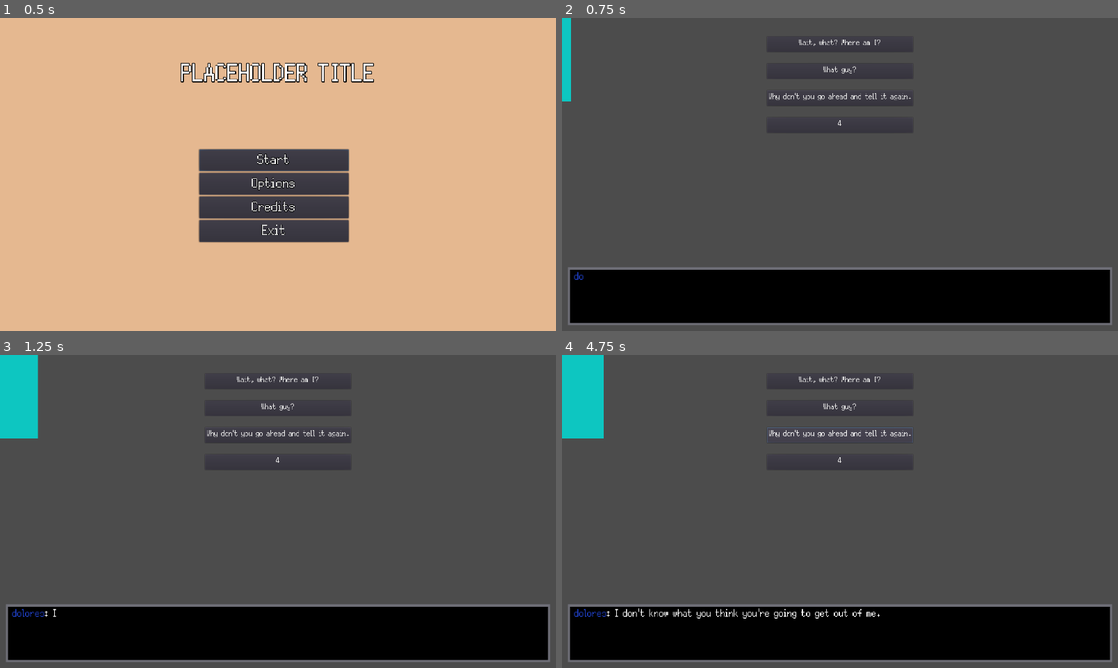
Above: before the commit, frames 1-4 (two rows, left to right).
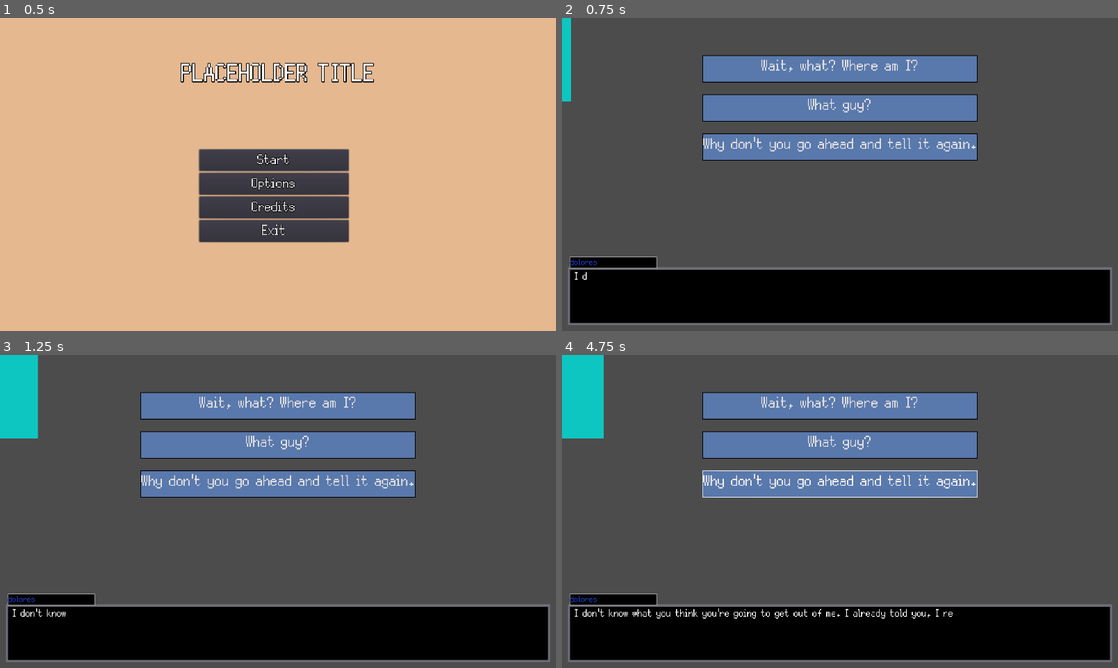
Above: after the commit, the same moments.

Repository: Bmoel/GMTK-2023
Game: Godot game, scene res://Scenes/MainMenu/main_menu.tscn
Two runs of this game, one before a commit and one after it. Both use one fixed random seed, a clock stepped at 60 frames per second and the inputs below.
Inputs (mouse positions are in pixels of both pictures, inside the frame that each line leads up to):
- Up to frame 1 (0.5 s): no input
- Up to frame 2 (0.75 s): click "Start" at 0.5 s
- Up to frame 3 (1.25 s): no input
- Up to frame 4 (4.75 s): click "Wait, what? Where am I?" at 1.25 s; click "What guy?" at 2 s; click (840, 461) at 2.75 s, where only the run before the commit has a clickable "4"; click "Why don't you go ahead and te…" at 3.5 s; click "Why don't you go ahead and te…" at 4.25 s

Frame 1 is identical in both runs. In frame 2, 14% of the frame differs, in the area x 1-75%, y 6-84%; in frame 3, 14%; in frame 4, 15%, in the area x 1-75%, y 6-85%.

Commit message:
QOL and queue_text fix

Diff:
--- /dev/null
+++ b/game/Assets/ButtonStyle.tres
@@ -0,0 +1,7 @@
+[gd_resource type="DynamicFont" load_steps=2 format=2]
+
+[ext_resource path="res://Assets/Font/Silver.ttf" type="DynamicFontData" id=1]
+
+[resource]
+size = 80
+font_data = ExtResource( 1 )
--- a/game/Scenes/Executive/DecisionButtons.gd
+++ b/game/Scenes/Executive/DecisionButtons.gd
@@ -38,6 +38,7 @@
 	var inc = 0
 	for b_obj in _buttons:
 		if texts[inc] == "":
+			hide_button(inc+1)
 			continue
 		b_obj.text = texts[inc]
 		inc += 1
@@ -48,7 +49,17 @@
 	rect_size.x = width
 	emit_signal("recenter_buttons", width)
 
-#Hide button you want
+#Function to show/hide ALL buttons
+# true = show all, false = hide all
+func buttonVisibility(value: bool):
+	visible = value
+	for i in range(1,5):
+		if value:
+			show_button(i)
+		else:
+			hide_button(i)
+
+#Hide button you want INDIVIDUALLY
 #NOTE: You enter 1-4, it will subtract 1 for you
 func hide_button(button_num: int) -> void:
 	button_num -= 1
@@ -57,7 +68,7 @@
 		return
 	_buttons[button_num].hide()
 
-#Show button you want
+#Show button you want INDIVIDUALLY
 #NOTE: You enter 1-4, it will subtract 1 for you
 func show_button(button_num: int):
 	button_num -= 1
--- a/game/Scenes/Executive/Executive.gd
+++ b/game/Scenes/Executive/Executive.gd
@@ -1,4 +1,6 @@
 extends Control
+
+onready var _buttons = $ButtonLayer/DecisionButtons
 
 var _characters = []
 var _currentCharID:int
@@ -11,7 +13,6 @@
 	decisionButtons.connect("recenter_buttons", self, "_recenter_buttons")
 	initializeCharacters()
 	playGame()
-
 
 """
 /*
@@ -92,7 +93,7 @@
 	var dialogueString = dialogueContainer[0]
 	var responseKeys = dialogueContainer[1]
 	var actionKeys = dialogueContainer[2]
-	$textBox.queue_text_with_name(dialogueString, _characters[_currentCharID]._charName, _characters[_currentCharID]._charColor)
+	$textBox.queue_text(dialogueString, _characters[_currentCharID]._charName, _characters[_currentCharID]._charColor)
 	decisionButtons._responseKeys = []
 	decisionButtons._responseStrings = []
 	for key in responseKeys:
@@ -112,7 +113,7 @@
 	var responseString = responseContainer[0]
 	var dialogueKey = responseContainer[1]
 	var actionKeys = responseContainer[2]
-	$textBox.queue_text_with_name(responseString, "ME", "red")
+	$textBox.queue_text(responseString, "ME", "red")
 	for key in actionKeys:
 		playAction(key)
 	playDialogue(dialogueKey)
--- a/game/Scenes/Executive/Executive.tscn
+++ b/game/Scenes/Executive/Executive.tscn
@@ -1,25 +1,86 @@
-[gd_scene load_steps=9 format=2]
+[gd_scene load_steps=17 format=2]
 
 [ext_resource path="res://Scenes/Executive/Executive.gd" type="Script" id=1]
 [ext_resource path="res://Scenes/Executive/DecisionButtons.gd" type="Script" id=2]
 [ext_resource path="res://Assets/Font/Silver.ttf" type="DynamicFontData" id=3]
 [ext_resource path="res://Scenes/textBox/textBox.tscn" type="PackedScene" id=4]
+[ext_resource path="res://Assets/ButtonStyle.tres" type="DynamicFont" id=5]
 
 [sub_resource type="DynamicFont" id=1]
-size = 42
+size = 80
 font_data = ExtResource( 3 )
 
-[sub_resource type="DynamicFont" id=2]
-size = 42
+[sub_resource type="StyleBoxFlat" id=9]
+bg_color = Color( 0.352941, 0.47451, 0.678431, 1 )
+border_width_left = 3
+border_width_top = 3
+border_width_right = 3
+border_width_bottom = 3
+border_color = Color( 1, 1, 1, 1 )
+
+[sub_resource type="StyleBoxFlat" id=5]
+bg_color = Color( 0.352941, 0.47451, 0.678431, 1 )
+border_width_left = 3
+border_width_top = 3
+border_width_right = 3
+border_width_bottom = 3
+border_color = Color( 0, 0, 0, 1 )
+
+[sub_resource type="StyleBoxFlat" id=10]
+bg_color = Color( 0.352941, 0.47451, 0.678431, 1 )
+border_width_left = 3
+border_width_top = 3
+border_width_right = 3
+border_width_bottom = 3
+border_color = Color( 1, 1, 1, 1 )
+
+[sub_resource type="StyleBoxFlat" id=6]
+bg_color = Color( 0.352941, 0.47451, 0.678431, 1 )
+border_width_left = 3
+border_width_top = 3
+border_width_right = 3
+border_width_bottom = 3
+border_color = Color( 0, 0, 0, 1 )
+
+[sub_resource type="DynamicFont" id=3]
+size = 80
 font_data = ExtResource( 3 )
 
-[sub_resource type="DynamicFont" id=3]
-size = 42
+[sub_resource type="StyleBoxFlat" id=11]
+bg_color = Color( 0.352941, 0.47451, 0.678431, 1 )
+border_width_left = 3
+border_width_top = 3
+border_width_right = 3
+border_width_bottom = 3
+border_color = Color( 1, 1, 1, 1 )
+
+[sub_resource type="StyleBoxFlat" id=7]
+bg_color = Color( 0.352941, 0.47451, 0.678431, 1 )
+border_width_left = 3
+border_width_top = 3
+border_width_right = 3
+border_width_bottom = 3
+border_color = Color( 0, 0, 0, 1 )
+
+[sub_resource type="DynamicFont" id=4]
+size = 80
 font_data = ExtResource( 3 )
 
-[sub_resource type="DynamicFont" id=4]
-size = 42
-font_data = ExtResource( 3 )
+[sub_resource type="StyleBoxFlat" id=12]
+bg_color = Color( 0.352941, 0.47451, 0.678431, 1 )
+border_width_left = 3
+border_width_top = 3
+border_width_right = 3
+border_width_bottom = 3
+border_color = Color( 1, 1, 1, 1 )
+
+[sub_resource type="StyleBoxFlat" id=8]
+bg_color = Color( 0.352941, 0.47451, 0.678431, 1 )
+border_width_left = 3
+border_width_top = 3
+border_width_right = 3
+border_width_bottom = 3
+border_color = Color( 0, 0, 0, 1 )
 
 [node name="Executive" type="Control"]
 anchor_right = 1.0
@@ -32,9 +93,9 @@
 anchor_left = 0.5
 anchor_right = 0.5
 margin_left = -200.0
-margin_top = 64.0
+margin_top = 128.0
 margin_right = 200.0
-margin_bottom = 396.0
+margin_bottom = 628.0
 grow_horizontal = 2
 grow_vertical = 2
 custom_constants/separation = 40
@@ -42,47 +103,55 @@
 
 [node name="b1" type="Button" parent="ButtonLayer/DecisionButtons"]
 margin_right = 400.0
-margin_bottom = 53.0
+margin_bottom = 95.0
 grow_horizontal = 2
 grow_vertical = 2
 focus_neighbour_top = NodePath("../b4")
 size_flags_horizontal = 3
 size_flags_vertical = 0
 custom_fonts/font = SubResource( 1 )
+custom_styles/hover = SubResource( 9 )
+custom_styles/normal = SubResource( 5 )
 text = "Option 1"
 
 [node name="b2" type="Button" parent="ButtonLayer/DecisionButtons"]
-margin_top = 93.0
+margin_top = 135.0
 margin_right = 400.0
-margin_bottom = 146.0
+margin_bottom = 230.0
 grow_horizontal = 2
 grow_vertical = 2
 size_flags_horizontal = 3
 size_flags_vertical = 0
-custom_fonts/font = SubResource( 2 )
+custom_fonts/font = ExtResource( 5 )
+custom_styles/hover = SubResource( 10 )
+custom_styles/normal = SubResource( 6 )
 text = "Option 2"
 
 [node name="b3" type="Button" parent="ButtonLayer/DecisionButtons"]
-margin_top = 186.0
+margin_top = 270.0
 margin_right = 400.0
-margin_bottom = 239.0
+margin_bottom = 365.0
 grow_horizontal = 2
 grow_vertical = 2
 size_flags_horizontal = 3
 size_flags_vertical = 0
 custom_fonts/font = SubResource( 3 )
+custom_styles/hover = SubResource( 11 )
+custom_styles/normal = SubResource( 7 )
 text = "Option 3"
 
 [node name="b4" type="Button" parent="ButtonLayer/DecisionButtons"]
-margin_top = 279.0
+margin_top = 405.0
 margin_right = 400.0
-margin_bottom = 332.0
+margin_bottom = 500.0
 grow_horizontal = 2
 grow_vertical = 2
 focus_neighbour_bottom = NodePath("../b1")
 size_flags_horizontal = 3
 size_flags_vertical = 0
 custom_fonts/font = SubResource( 4 )
+custom_styles/hover = SubResource( 12 )
+custom_styles/normal = SubResource( 8 )
 text = "Option 4"
 
 [node name="textBox" parent="." instance=ExtResource( 4 )]
--- a/game/Scenes/textBox/textBox.gd
+++ b/game/Scenes/textBox/textBox.gd
@@ -15,6 +15,7 @@
 onready var end_symbol = $BackContainer/MarginContainer/HBoxContainer/End
 onready var text_box = $BackContainer/MarginContainer/HBoxContainer/Text
 onready var text_displayer = $Tween
+onready var _topBox = $TopBox/Label
 
 enum State {
 	READY,
@@ -100,7 +101,12 @@
 * @return None
 */
 """
-func queue_text(next_text):
+func queue_text(next_text, top_box_opt="", color_opt=""):
+	if top_box_opt != "":
+		$TopBox.show()
+		set_top_box_text(top_box_opt, color_opt)
+	else:
+		$TopBox.hide()
 	#pushes text onto queue
 	text_queue.push_back(next_text)
 
@@ -112,11 +118,10 @@
 * @return None
 */
 """
-func queue_text_with_name(next_text, name_in, color_in=""):
-	var name_color = Global.getColorCode(color_in)
-	var name_mod = "[color=" + name_color + "]" + name_in +  "[/color]"
-	var final_str = name_mod + ": " + next_text
-	text_queue.push_back(final_str)
+func set_top_box_text(text_in, color_in):
+	var color_code = Global.getColorCode(color_in)
+	var mod_text = "[color=" + color_code + "]" + text_in +  "[/color]"
+	_topBox.bbcode_text = mod_text
 
 """
 /*
@@ -143,6 +148,7 @@
 	end_symbol.text = ""
 	text_box.bbcode_text = ""
 	textbox_container.hide()
+	$TopBox.hide()
 
 """
 /*
@@ -157,6 +163,7 @@
 	#show both the scene and text container
 	show()
 	textbox_container.show()
+	$TopBox.show()
 
 """
 /*
--- a/game/Scenes/textBox/textBox.tscn
+++ b/game/Scenes/textBox/textBox.tscn
@@ -19,6 +19,17 @@
 
 [sub_resource type="DynamicFont" id=7]
 size = 54
+font_data = ExtResource( 1 )
+
+[sub_resource type="StyleBoxFlat" id=8]
+bg_color = Color( 0, 0, 0, 1 )
+border_width_left = 1
+border_width_top = 1
+border_width_right = 1
+border_width_bottom = 1
+
+[sub_resource type="DynamicFont" id=9]
+size = 45
 font_data = ExtResource( 1 )
 
 [node name="textBox" type="CanvasLayer"]
@@ -86,6 +97,20 @@
 custom_fonts/font = SubResource( 7 )
 text = "> "
 
+[node name="TopBox" type="Panel" parent="."]
+margin_left = 28.0
+margin_top = 824.0
+margin_right = 328.0
+margin_bottom = 864.0
+custom_styles/panel = SubResource( 8 )
+
+[node name="Label" type="RichTextLabel" parent="TopBox"]
+anchor_right = 1.0
+anchor_bottom = 1.0
+custom_fonts/normal_font = SubResource( 9 )
+bbcode_enabled = true
+scroll_active = false
+
 [node name="Tween" type="Tween" parent="."]
 
 [node name="Timer" type="Timer" parent="."]
--- a/game/Scenes/typeBox/typeBox.gd
+++ b/game/Scenes/typeBox/typeBox.gd
@@ -1,7 +1,7 @@
 extends CanvasLayer
 
 onready var text_input = $BackContainer/MarginContainer/HBoxContainer/TextInput
-onready var instructions_label = $Instructions/Label
+onready var _topBox = $TopBox/Label
 
 #Called on object declartation
 func _ready() -> void:
@@ -15,10 +15,12 @@
 		GlobalSignals.emit_signal("typebox_submit",text_input.text)
 		queue_free()
 
-#Function to set text of instruction header
-func set_instructions(instr:String) -> void:
-	instructions_label.text = instr
-
 #Function to extend or decrease size of instruction header
 func set_instructions_length(x_length:int):
 	$Instructions.rect_size.x = x_length
+
+#Function to set text of instruction header
+func set_topBox(text_in:String, color: String):
+	var color_code = Global.getColorCode(color)
+	var myText = " [color=" + color_code + "]" + text_in + "[/color]"
+	_topBox.bbcode_text = myText
--- a/game/Scenes/typeBox/typeBox.tscn
+++ b/game/Scenes/typeBox/typeBox.tscn
@@ -32,7 +32,7 @@
 border_width_bottom = 1
 
 [sub_resource type="DynamicFont" id=9]
-size = 50
+size = 45
 font_data = ExtResource( 2 )
 
 [node name="typeBox" type="CanvasLayer"]
@@ -49,12 +49,12 @@
 custom_constants/margin_right = 0
 
 [node name="Panel" type="Panel" parent="BackContainer"]
-margin_right = 1240.0
+margin_right = 1880.0
 margin_bottom = 200.0
 custom_styles/panel = SubResource( 1 )
 
 [node name="MarginContainer" type="MarginContainer" parent="BackContainer"]
-margin_right = 1240.0
+margin_right = 1880.0
 margin_bottom = 200.0
 custom_constants/margin_right = 8
 custom_constants/margin_top = 8
@@ -64,14 +64,14 @@
 [node name="Panel" type="Panel" parent="BackContainer/MarginContainer"]
 margin_left = 8.0
 margin_top = 8.0
-margin_right = 1232.0
+margin_right = 1872.0
 margin_bottom = 192.0
 custom_styles/panel = SubResource( 2 )
 
 [node name="HBoxContainer" type="HBoxContainer" parent="BackContainer/MarginContainer"]
 margin_left = 8.0
 margin_top = 8.0
-margin_right = 1232.0
+margin_right = 1872.0
 margin_bottom = 192.0
 custom_constants/separation = 0
 
@@ -84,7 +84,7 @@
 
 [node name="TextInput" type="TextEdit" parent="BackContainer/MarginContainer/HBoxContainer"]
 margin_left = 14.0
-margin_right = 1193.0
+margin_right = 1833.0
 margin_bottom = 184.0
 size_flags_horizontal = 3
 custom_fonts/font = SubResource( 6 )
@@ -92,23 +92,24 @@
 smooth_scrolling = true
 
 [node name="End" type="Label" parent="BackContainer/MarginContainer/HBoxContainer"]
-margin_left = 1193.0
+margin_left = 1833.0
 margin_top = 123.0
-margin_right = 1224.0
+margin_right = 1864.0
 margin_bottom = 184.0
 size_flags_vertical = 10
 custom_fonts/font = SubResource( 5 )
 text = "> "
 
-[node name="Instructions" type="Panel" parent="."]
+[node name="TopBox" type="Panel" parent="."]
 margin_left = 28.0
-margin_top = 464.0
+margin_top = 824.0
 margin_right = 328.0
-margin_bottom = 504.0
+margin_bottom = 864.0
 custom_styles/panel = SubResource( 8 )
 
-[node name="Label" type="Label" parent="Instructions"]
-margin_left = 6.0
-margin_right = 40.0
-margin_bottom = 14.0
-custom_fonts/font = SubResource( 9 )
+[node name="Label" type="RichTextLabel" parent="TopBox"]
+anchor_right = 1.0
+anchor_bottom = 1.0
+custom_fonts/normal_font = SubResource( 9 )
+bbcode_enabled = true
+scroll_active = false
Not shown: 1 places in game/Scenes/textBox/textBox.tscn that only renumber resources
